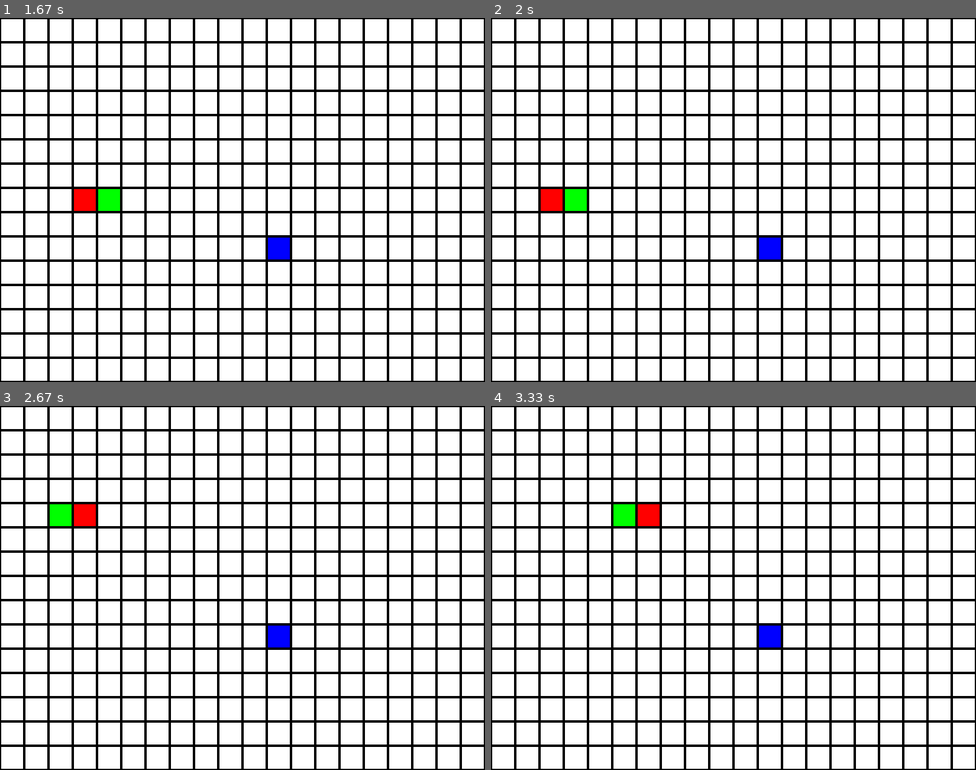
Above: before the commit, frames 1-4 (two rows, left to right).
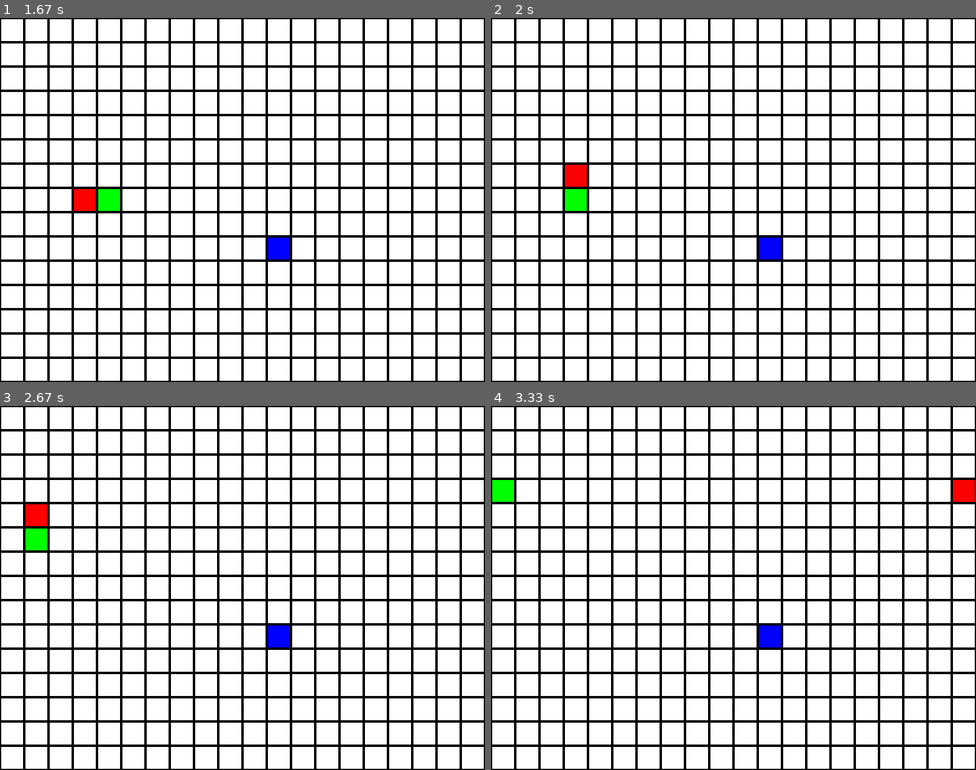
Above: after the commit, the same moments.

Repository: zurakin/optimal-snake-solution
Game: pygame game, started from src/main.py
Two runs of this game, one before a commit and one after it. Both use one fixed random seed, a clock stepped at 60 frames per second and the inputs below.
Inputs:
- Up to frame 1 (1.67 s): tap Enter at 0.33 s; tap Space at 0.67 s
- Up to frame 2 (2 s): hold Up from 1.7 s (still down)
- Up to frame 3 (2.67 s): release Up at 2.25 s; hold Right from 2.28 s (still down)
- Up to frame 4 (3.33 s): release Right at 2.85 s; hold Left from 2.88 s (still down)

Frame 1 is identical in both runs. In frame 2, 0.5% of the frame differs, in the area x 10-20%, y 40-53%; in frame 3, 1.1%, in the area x 5-20%, y 27-40%; in frame 4, 1.1%.

Commit message:
Create a naive bot that can complete the game

Diff:
--- /dev/null
+++ b/src/bots/bot.py
@@ -0,0 +1,10 @@
+from abc import ABC, abstractmethod
+
+
+class SnakeBot(ABC):
+    def __init__(self, width, height):
+        self.width = width
+        self.height = height
+    @abstractmethod
+    def get_next_move(self, snake_head, snake_body, apple_position, snake_direction):
+        pass
--- /dev/null
+++ b/src/bots/naive_bot.py
@@ -0,0 +1,28 @@
+from src.bots.bot import SnakeBot
+
+class NaiveBot(SnakeBot):
+    UP = (-1, 0)
+    DOWN = (1, 0)
+    RIGHT = (0, 1)
+    LEFT = (0, -1)
+
+    def __init__(self, width, height):
+        super().__init__(width, height)
+        self.moves_queue = []
+
+    def calculate_moves_queue(self, snake_head, snake_body, apple_position, snake_direction):
+        if snake_head[1] == 0:
+            self.moves_queue.insert(0, self.DOWN)
+            self.moves_queue.insert(0, self.RIGHT)
+        elif snake_head[1] == self.width - 1:
+            self.moves_queue.insert(0, self.DOWN)
+            self.moves_queue.insert(0, self.LEFT)
+        else:
+            self.moves_queue.insert(0, snake_direction)
+
+    def get_next_move(self, snake_head, snake_body, apple_position, snake_direction):
+        if len(self.moves_queue) == 0:
+            self.calculate_moves_queue(snake_head, snake_body, apple_position, snake_direction)
+        move = self.moves_queue.pop()
+        print("move: ", move)
+        return move
--- a/src/model.py
+++ b/src/model.py
@@ -9,7 +9,8 @@
         self.height = height
         self.snake_head = (height // 2, width // 2)
         self.snake_body = [self.__get_position(self.snake_head, (0, 1))]
-        self.direction_queue = [(0, -1)]
+        self.direction_queue = []
+        self.current_direction = (0, -1)
         self.apple_position = (0, 0)
         self.spawn_apple()
 
@@ -23,10 +24,11 @@
 
     def move(self):
         self.snake_body.insert(0, self.snake_head)
-        if len(self.direction_queue) > 1:
+        if len(self.direction_queue) > 0:
             direction = self.direction_queue.pop()
+            self.current_direction = direction
         else:
-            direction = self.direction_queue[0]
+            direction = self.current_direction
         self.snake_head = self.__get_position(self.snake_head, direction)
         if self.snake_head is None:
             game_over = True
@@ -39,8 +41,11 @@
         return len(self.snake_body) + 1, game_over
 
     def queue_direction(self, direction):
-        if self.direction_queue[0] == direction or self.direction_queue[0] == (-direction[0], -direction[1]):
+        if len(self.direction_queue) > 0 and (self.direction_queue[0] == direction or self.direction_queue[0] == (-direction[0], -direction[1])):
             return
+        if len(self.direction_queue) == 0 and (self.current_direction == direction or self.current_direction == (-direction[0], -direction[1])):
+            return
+
         self.direction_queue.insert(0, direction)
 
     def __get_position(self, position, direction):
@@ -59,3 +64,6 @@
 
     def get_apple_position(self):
         return self.apple_position
+
+    def get_current_direction(self):
+        return self.current_direction
--- a/src/presenter.py
+++ b/src/presenter.py
@@ -1,3 +1,4 @@
+from src.bots.naive_bot import NaiveBot
 from src.model import Model
 
 
@@ -8,10 +9,18 @@
         self.height = height
         self.width = width
         self.game_over = False
+        self.use_bot = True
+        self.bot = NaiveBot(width, height)
 
     def move(self):
         if self.game_over:
             return
+
+        if self.use_bot:
+            next_move = self.bot.get_next_move(self.model.get_snake_head(), self.model.get_snake_body(),
+                                               self.model.get_apple_position(),
+                                               self.model.get_current_direction())
+            self.model.queue_direction(next_move)
         snake_length, game_over = self.model.move()
         self.game_over = game_over
         self.view.update_speed(snake_length)
--- a/src/test.py
+++ b/src/test.py
@@ -11,8 +11,9 @@
     def test_model_queue(self):
         directions = [self.UP, self.RIGHT, self.DOWN, self.LEFT]
         model = Model(30, 30)
+        initial_direction = directions[(directions.index(model.current_direction)+1)%4]
+        model.queue_direction(initial_direction)
         self.assertEqual(len(model.get_direction_queue()), 1)
-        initial_direction = model.get_direction_queue()[0]
         model.queue_direction(initial_direction)
         model.queue_direction(initial_direction)
         self.assertEqual(len(model.get_direction_queue()), 1)
